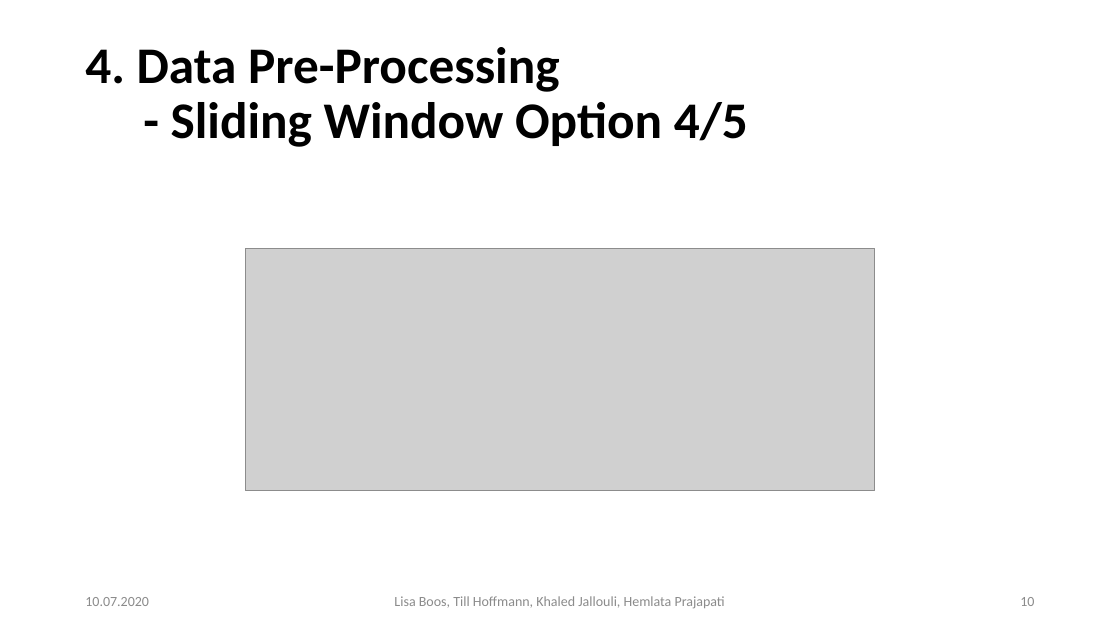
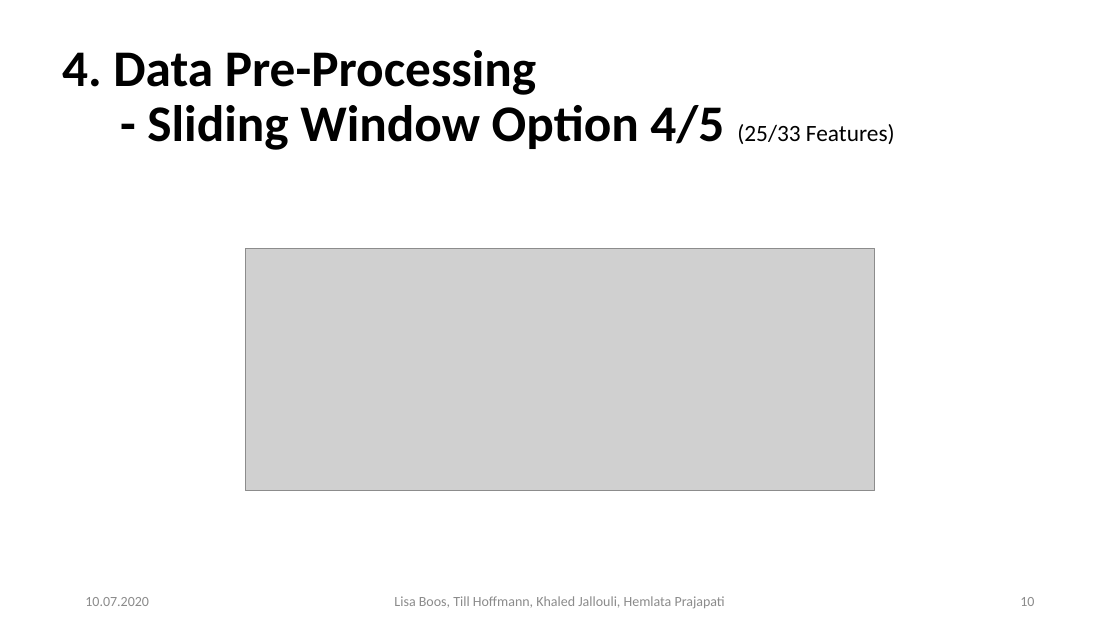
Before and after one commit to Khaledjallouli/project, a slide deck: slide 10 of Daily/sprint9/Final_Presentation_Phase_I.pptx. Drawn at 1120x630 pixels with LibreOffice and Linux fonts; fonts in the diff are those of the drawing; grey boxes stand for pictures; background and template pictures are left out. Boxes give left, top, right and bottom in pixels: in the first picture for what was removed or moved away, otherwise in the second. Text is boxed around its words. In the diff, an @@ line names an element or a change of style, - is before the commit and + after.

```diff
--- a/Daily/sprint9/Final_Presentation_Phase_I.pptx
+++ b/Daily/sprint9/Final_Presentation_Phase_I.pptx
@@ title at [62, 50, 895, 150]: text changed @@
-4. Data Pre-Processing
-- Sliding Window Option 4/5
+4. Data Pre-Processing
+- Sliding Window Option 4/5 (25/33 Features)
```
Also in this commit, not shown: 7 other slides changed.
